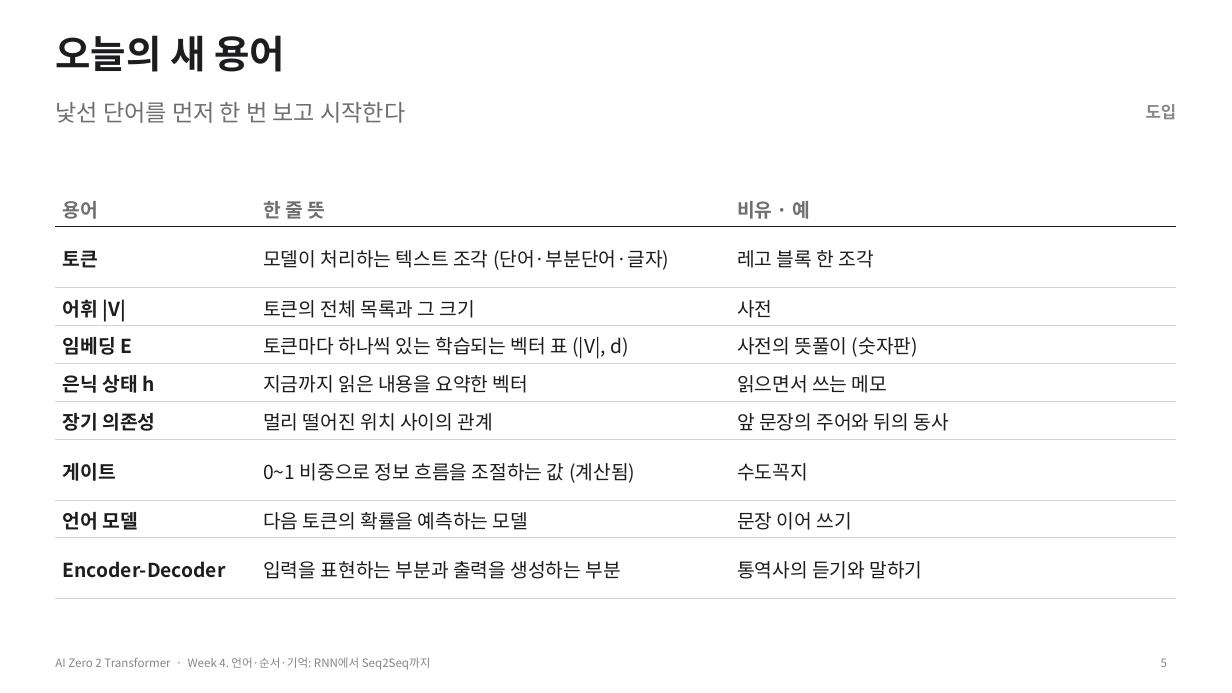
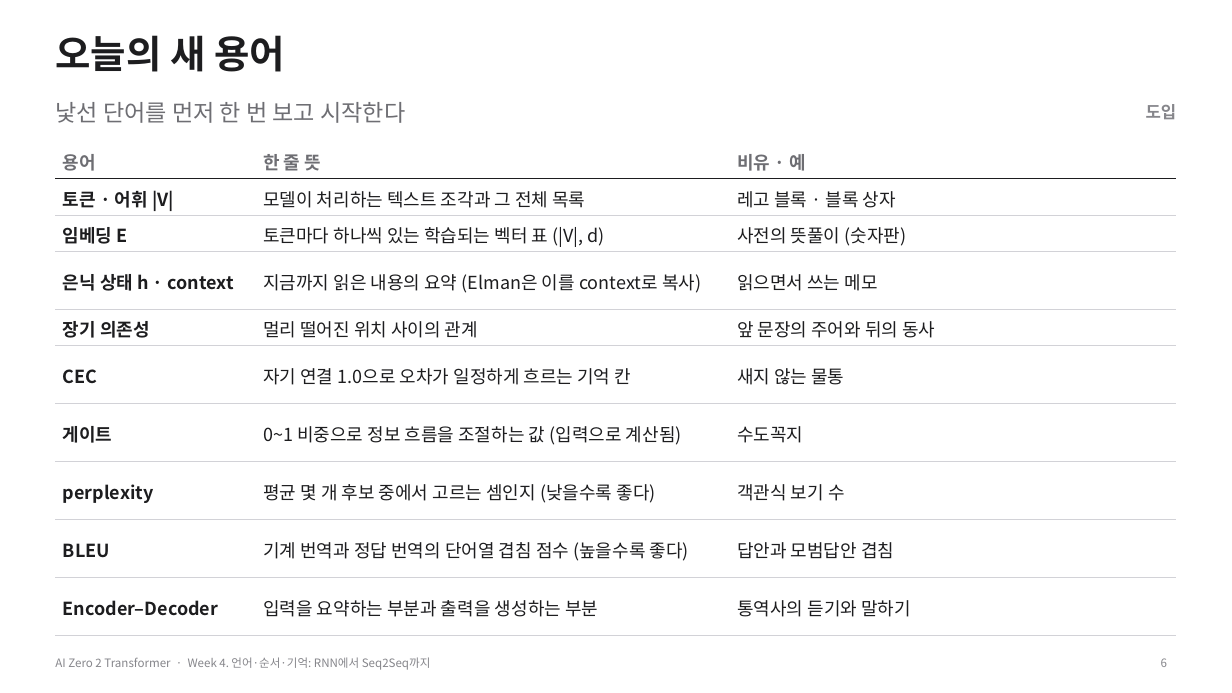
Before and after one commit to myunhh/AI-Zero-2-Transformers, a slide deck: slide 6 of lectures/week04_rnn_lstm_seq2seq.pptx (slide 5 before the commit). Drawn at 1232x693 pixels with LibreOffice and Linux fonts; fonts in the diff are those of the drawing. Boxes give left, top, right and bottom in pixels: in the first picture for what was removed or moved away, otherwise in the second. Text is boxed around its words. In the diff, an @@ line names an element or a change of style, - is before the commit and + after.

```diff
--- a/lectures/week04_rnn_lstm_seq2seq.pptx
+++ b/lectures/week04_rnn_lstm_seq2seq.pptx
@@ table at <box>55,142,1177,635</box> @@
-row 2: 토큰 | 모델이 처리하는 텍스트 조각 (단어·부분단어·글자) | 레고 블록 한 조각
-row 3: 어휘 |V| | 토큰의 전체 목록과 그 크기 | 사전
+row 2: 토큰 · 어휘 |V| | 모델이 처리하는 텍스트 조각과 그 전체 목록 | 레고 블록 · 블록 상자
-row 4, column 1: 은닉 상태 h
+row 4, column 1: 은닉 상태 h · context
-row 4, column 2: 지금까지 읽은 내용을 요약한 벡터
+row 4, column 2: 지금까지 읽은 내용의 요약 (Elman은 이를 context로 복사)
-row 7: 게이트 | 0~1 비중으로 정보 흐름을 조절하는 값 (계산됨) | 수도꼭지
-row 8: 언어 모델 | 다음 토큰의 확률을 예측하는 모델 | 문장 이어 쓰기
-row 9: Encoder-Decoder | 입력을 표현하는 부분과 출력을 생성하는 부분 | 통역사의 듣기와 말하기
+row 6: CEC | 자기 연결 1.0으로 오차가 일정하게 흐르는 기억 칸 | 새지 않는 물통
+row 7: 게이트 | 0~1 비중으로 정보 흐름을 조절하는 값 (입력으로 계산됨) | 수도꼭지
+row 8: perplexity | 평균 몇 개 후보 중에서 고르는 셈인지 (낮을수록 좋다) | 객관식 보기 수
+row 9: BLEU | 기계 번역과 정답 번역의 단어열 겹침 점수 (높을수록 좋다) | 답안과 모범답안 겹침
+row 10: Encoder–Decoder | 입력을 요약하는 부분과 출력을 생성하는 부분 | 통역사의 듣기와 말하기
@@ table: place and size @@
-table at <box>55,189,1177,599</box>
+table at <box>55,142,1177,635</box>
@@ page number at <box>1161,658,1167,667</box>: text changed @@
-5
+6
```
Also in this commit, not shown: 26 other slides changed, 29 slides added, 13 slides removed, 20 other files.
